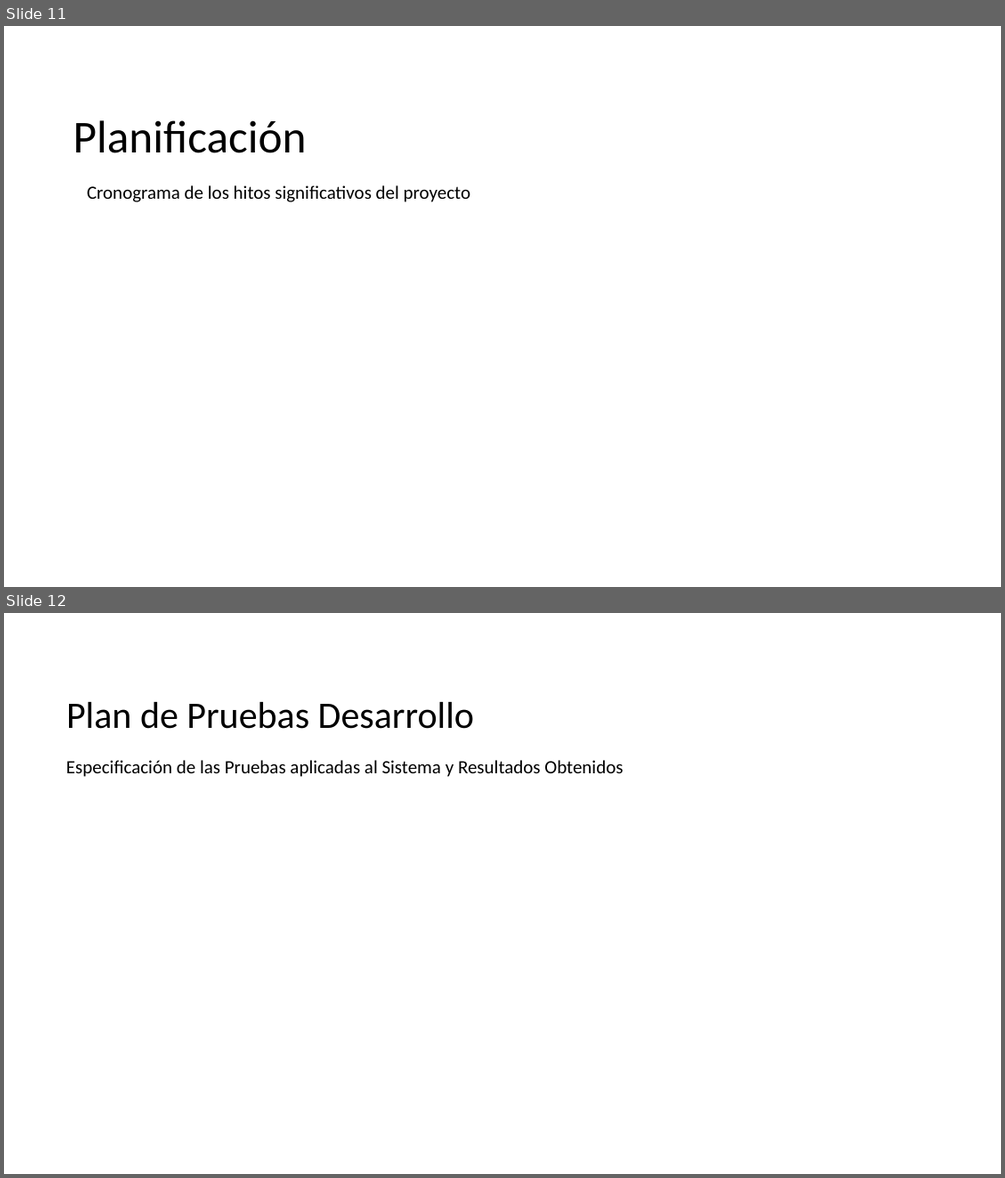
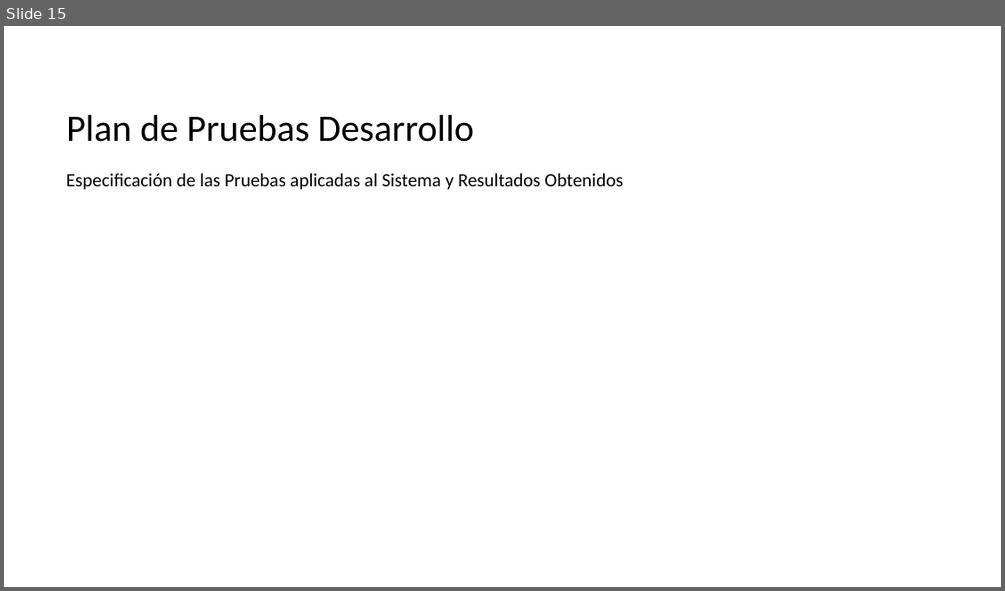
Before and after one commit to CodeFixService/Capstone, a slide deck: fase3/Documentacion Asignatura PTY4614/Estructura Presentación Final-Capstone.pptx. Shown one above the other, each under a label of ours: slides 11 and 12 before the commit, slide 15 after it. The pictures are 1005x1178 and 1005x591 pixels, drawn with LibreOffice and Linux fonts; fonts in the diff are those of the drawing; background and template pictures are left out. Boxes give left, top, right and bottom in pixels: in the first picture for what was removed or moved away, otherwise in the second. Text is boxed around its words. In the diff, an @@ line names an element or a change of style, - is before the commit and + after.

```diff
--- a/fase3/Documentacion Asignatura PTY4614/Estructura Presentación Final-Capstone.pptx
+++ b/fase3/Documentacion Asignatura PTY4614/Estructura Presentación Final-Capstone.pptx
@@ slide 11 removed at [4, 26, 1001, 587], background picture (left out) @@
@@ title removed at [73, 120, 307, 153] @@
-Planificación
@@ text removed at [87, 185, 470, 202] @@
-Cronograma de los hitos significativos del proyecto
@@ what was slide 12 is now slide 15 @@
```
Also in this commit, not shown: 9 slides changed, 8 slides added, 1 other slide removed.
